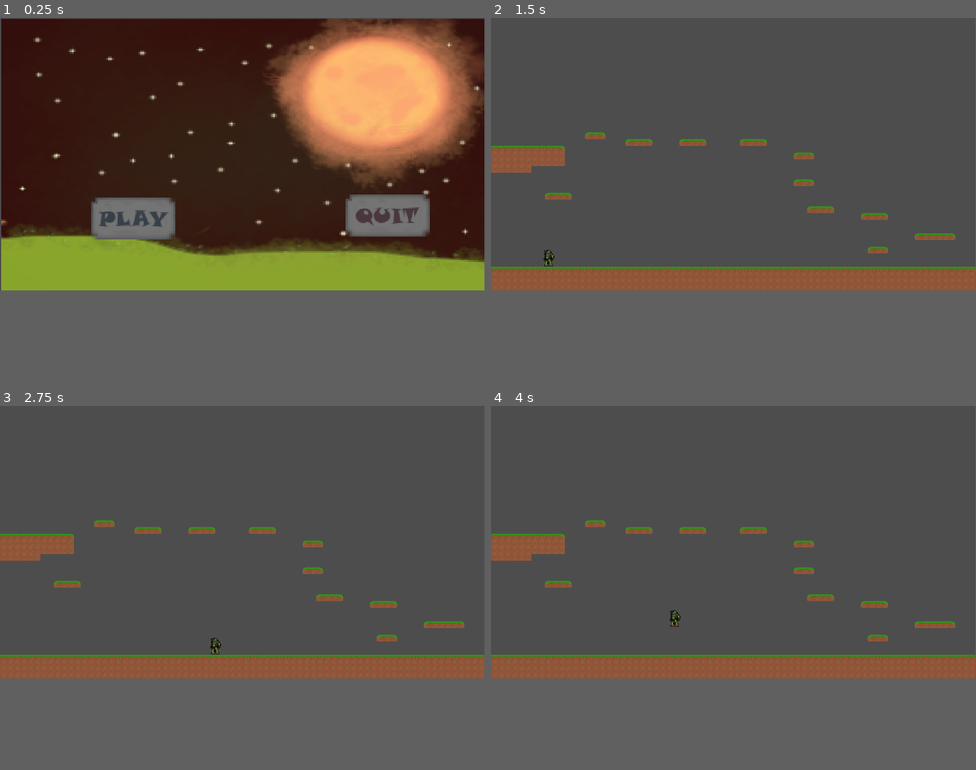
Above: before the commit, frames 1-4 (two rows, left to right).
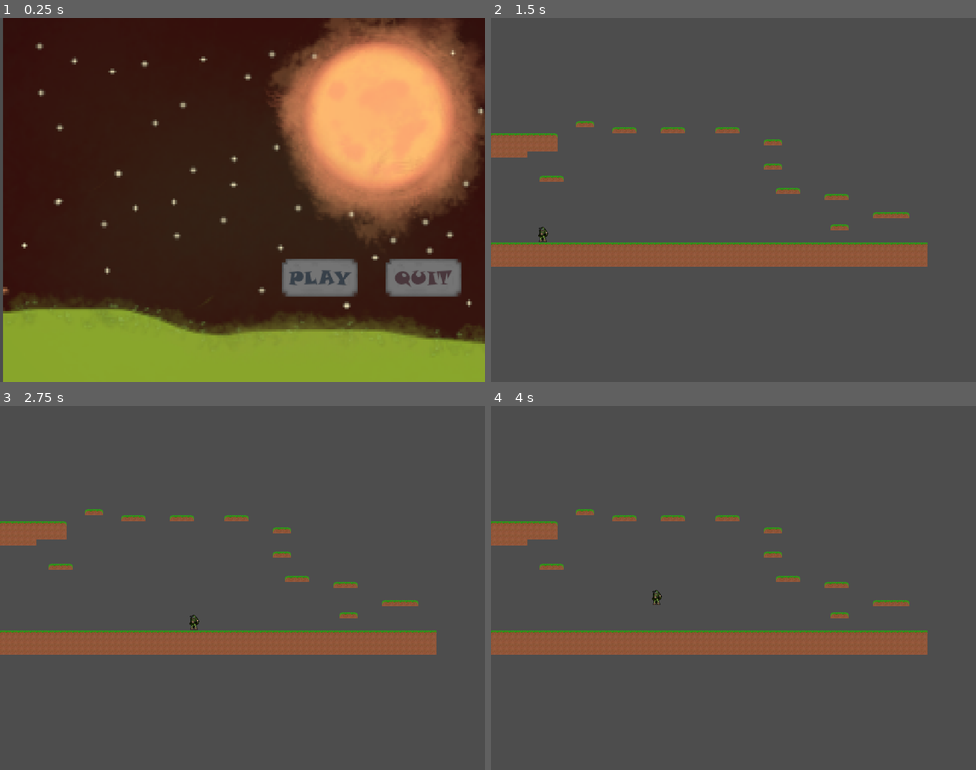
Above: after the commit, the same moments.

Repository: caldoe2/The-Extinguisher-
Game: Godot game, scene res://worlds/startscreen.tscn
Two runs of this game, one before a commit and one after it. Both use one fixed random seed, a clock stepped at 60 frames per second and the inputs below.
Inputs (mouse positions are in pixels of both pictures, inside the frame that each line leads up to; where the layout moved, square brackets give the same spot in the first picture):
- Up to frame 1 (0.25 s): no input
- Up to frame 2 (1.5 s): click (811, 210) [621, 218] at 0.5 s; tap Enter at 1.25 s; move the mouse to (840, 141) at 1.27 s; press the mouse at (840, 141) at 1.28 s; hold D (move_right) from 1.28 s (still down)
- Up to frame 3 (2.75 s): keep holding D (move_right); tap U (move_up) at 1.52, 2.27 s; move the mouse to (145, 555) at 2.02 s; release the mouse at (145, 555) at 2.03 s; click (145, 555) at 2.1 s
- Up to frame 4 (4 s): move the mouse to (782, 482) at 2.77 s; release D (move_right) at 2.78 s; press the mouse at (782, 482) at 2.78 s; hold A (move_left) 2.78-3.53 s; move the mouse to (709, 595) at 3.52 s; release the mouse at (709, 595) at 3.53 s; hold D (move_right) from 3.53 s (still down); click (709, 595) at 3.6 s; tap U (move_up) at 3.77 s
In our replay, the window is 799x449 before the commit and 800x600 after it. These sizes can differ from the game's own. Grey fills any space a smaller window leaves; there, only what the larger window draws over its background counts as a difference.

The runs differ from the first frame. In frame 1, 39% of the frame differs, in the area x 0-100%, y 0-100%; in frame 2, 15%; in frame 3, 15%; in frame 4, 16%.
Error in both runs: Invalid assignment of property or key 'global_position' with value of type 'Vector2' on a base object of type 'null instance'. (res://cooler/player.gd:44)

Commit message:
wdawd

Diff:
--- a/project.godot
+++ b/project.godot
@@ -13,6 +13,12 @@
 config/name="The-extinguisher-"
 run/main_scene="res://worlds/startscreen.tscn"
 config/features=PackedStringArray("4.2", "Mobile")
+
+[display]
+
+window/size/viewport_width=1280
+window/size/viewport_height=960
+window/stretch/mode="viewport"
 
 [dotnet]
 
--- a/worlds/startscreen.tscn
+++ b/worlds/startscreen.tscn
@@ -9,23 +9,22 @@
 script = ExtResource("1_awoik")
 
 [node name="Main-title-new" type="Sprite2D" parent="."]
-position = Vector2(577.5, 325)
-scale = Vector2(0.897656, 0.672917)
+position = Vector2(648.5, 480)
 texture = ExtResource("2_2t20q")
 
 [node name="playbutton" type="Button" parent="."]
-offset_left = 213.0
-offset_top = 419.0
-offset_right = 421.0
-offset_bottom = 535.0
+offset_left = 740.0
+offset_top = 627.0
+offset_right = 948.0
+offset_bottom = 743.0
 theme_type_variation = &"FlatButton"
 icon = ExtResource("3_nkaw3")
 
 [node name="quitbutton" type="Button" parent="."]
-offset_left = 818.0
-offset_top = 412.0
-offset_right = 1026.0
-offset_bottom = 528.0
+offset_left = 1014.0
+offset_top = 627.0
+offset_right = 1222.0
+offset_bottom = 743.0
 theme_type_variation = &"FlatButton"
 icon = ExtResource("4_2dm58")
 
Not shown, added: sprites/clouds.png.import
Not shown, added: sprites/earthsky.png.import
Not shown, added: sprites/tilemapice.png.import
Not shown: 1 places in worlds/startscreen.tscn that only renumber resources
